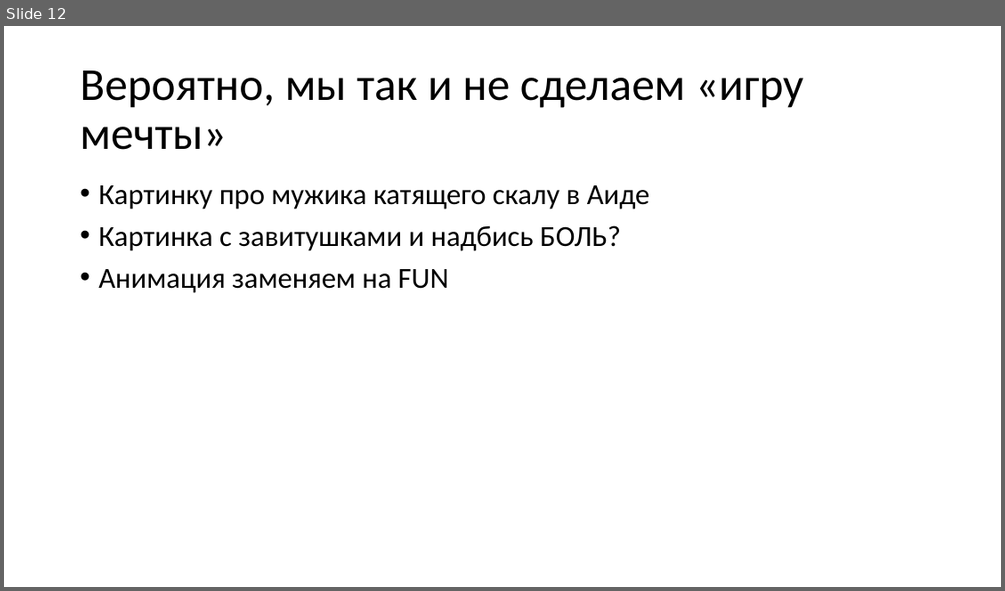
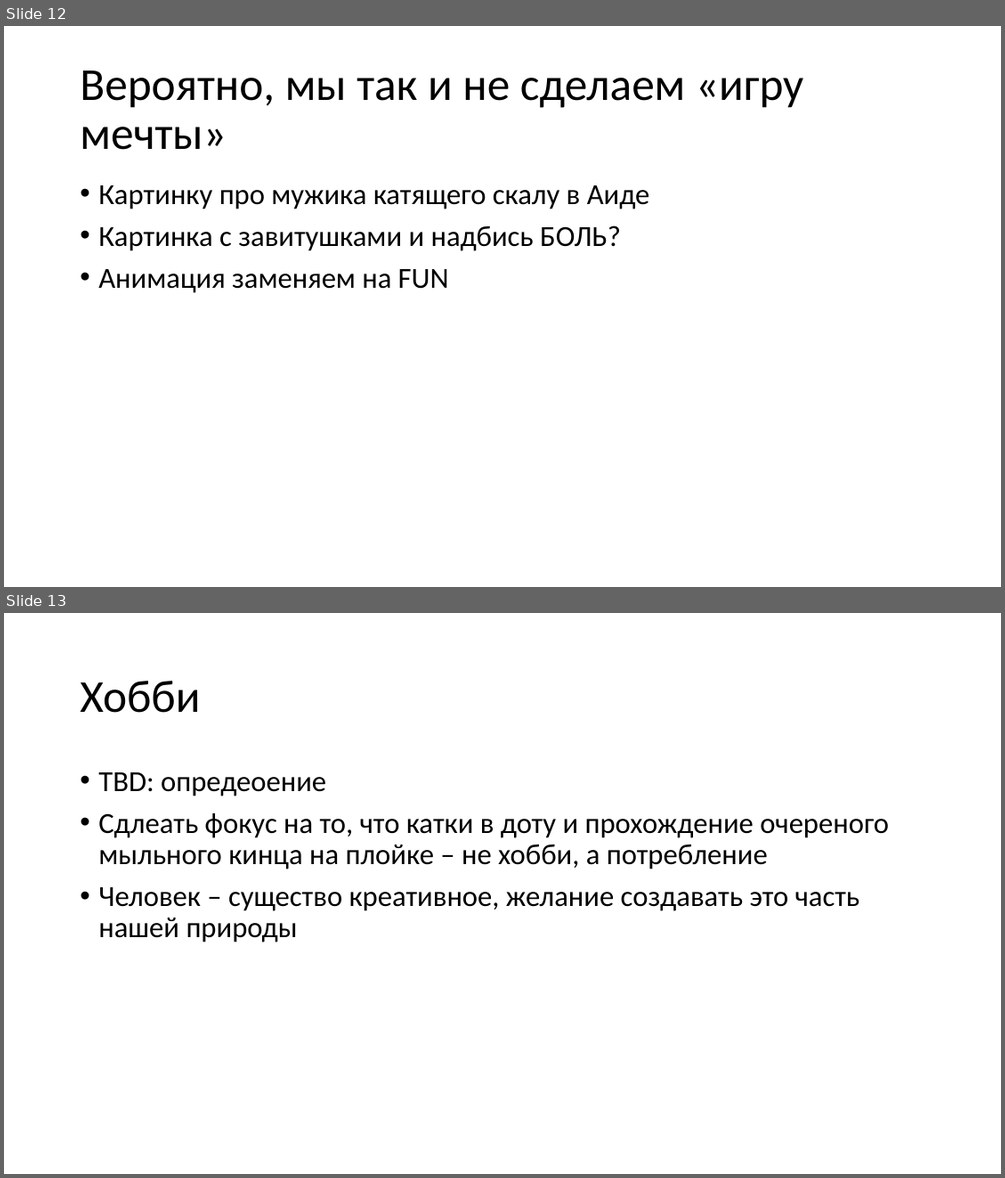
Before and after one commit to kugushev/presentations, a slide deck: 2020_GameDev-As-Hobby/Presentation.pptx. Shown one above the other, each under a label of ours: slide 12 before the commit, slides 12 and 13 after it. The pictures are 1005x591 and 1005x1178 pixels, drawn with LibreOffice and Linux fonts; fonts in the diff are those of the drawing. Boxes give left, top, right and bottom in pixels: in the first picture for what was removed or moved away, otherwise in the second. Text is boxed around its words. In the diff, an @@ line names an element or a change of style, - is before the commit and + after.

```diff
--- a/2020_GameDev-As-Hobby/Presentation.pptx
+++ b/2020_GameDev-As-Hobby/Presentation.pptx
@@ slide 13 added at bbox=[4, 613, 1001, 1174], background #FFFFFF @@
@@ title added at bbox=[80, 681, 200, 713], 44 pt, text #000000 @@
+Хобби
@@ text added at bbox=[98, 772, 889, 942], 28 pt, text #000000 @@
+• TBD: опредеоение
+• Сдлеать фокус на то, что катки в доту и прохождение очереного мыльного кинца на плойке – не хобби, а потребление
+• Человек – существо креативное, желание создавать это часть нашей природы
```
Also in this commit, not shown: 1 slide changed, 7 other slides added.
